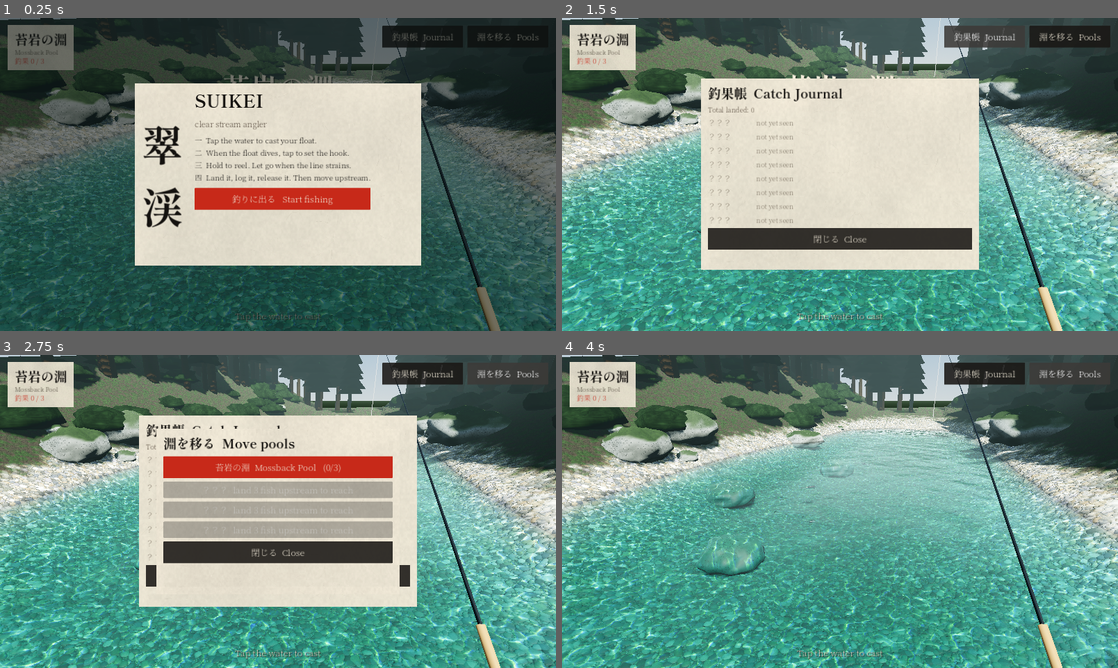
Above: before the commit, frames 1-4 (two rows, left to right).
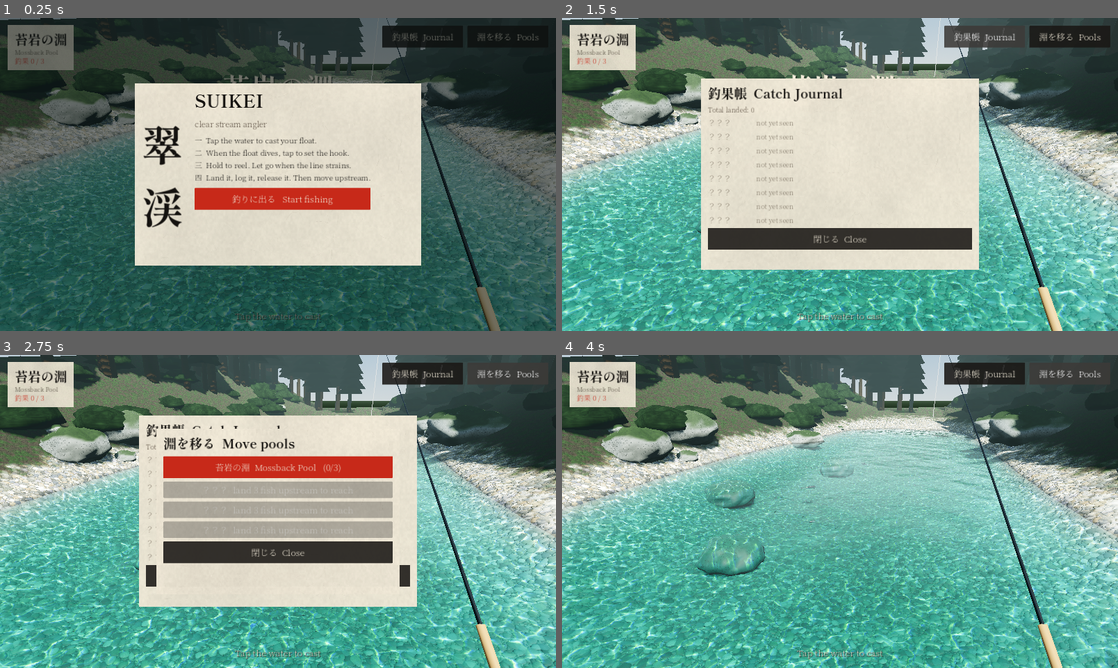
Above: after the commit, the same moments.

Repository: aeiouvcode/suikei-godot
Game: Godot game, scene res://scenes/main.tscn
Same seed, same stepped clock (60 frames per second), same inputs: the game is played once before the commit and once after it.
Inputs:
- Up to frame 1 (0.25 s): no input
- Up to frame 2 (1.5 s): click "釣りに出る Start fishing" at 0.5 s; click "釣果帳 Journal" at 1.25 s
- Up to frame 3 (2.75 s): click "淵を移る Pools" at 2 s
- Up to frame 4 (4 s): click "釣果帳 Journal" at 2.75 s; click "淵を移る Pools" at 3.5 s

The runs differ from the first frame. In frame 1, 0.8% of the frame differs, in the area x 0-100%, y 36-100%; in frame 2, 8.7%; in frame 3, 8.7%; in frame 4, 12%, in the area x 0-100%, y 26-100%.

Commit message:
SUIKEI v6 source: shaders/bed.gdshader

Diff:
--- a/source/shaders/bed.gdshader
+++ b/source/shaders/bed.gdshader
@@ -16,7 +16,9 @@
 	float depth = g_water_y - wp.y;
 	vec2 uv = wp.xz * tile;
 	if (depth > 0.0) {
-		uv += water_slope(wp.xz, t) * 0.035 * clamp(depth, 0.0, 2.0);
+		// refraction wobble: large slow swell plus the fine ripple, scaled by depth
+		vec2 sw = water_slope(wp.xz * 0.45, t * 0.7);
+		uv += (water_slope(wp.xz, t) * 0.03 + sw * 0.06) * clamp(depth, 0.0, 2.0);
 	}
 	vec3 alb = texture(albedo_tex, uv).rgb;
 	vec3 alb2 = texture(albedo_tex, uv * 0.37 + vec2(0.3, 0.7)).rgb;
@@ -40,12 +42,14 @@
 	} else {
 		// underwater: soft algae film + optics
 		alb = mix(alb, alb * vec3(0.8, 0.9, 0.62), 0.25 * smoothstep(0.3, 0.7, texture(detail_noise, wp.xz * 0.13).r));
-		alb = mix(alb, vec3(0.5, 0.49, 0.45), clamp(depth * 0.3, 0.0, 0.45));
+		// clear granite-stream bed: pale, low-contrast pebbles (light-coloured bed reads as clear water)
+		float lum = dot(alb, vec3(0.333));
+		alb = mix(alb, vec3(0.72, 0.78, 0.72) * (0.7 + 0.6 * lum), 0.45);
 		vec3 insc;
 		vec3 T = view_transmit(wp, CAMERA_POSITION_WORLD, insc);
 		vec3 c = caustics_rgb(wp.xz, depth, t);
-		ALBEDO = alb * T * (0.72 + c);
-		EMISSION = insc * 0.55;
+		ALBEDO = alb * T * (0.68 + c * 0.95);
+		EMISSION = insc * 0.8;
 		rough = 0.7;
 	}
 	NORMAL_MAP = n;
